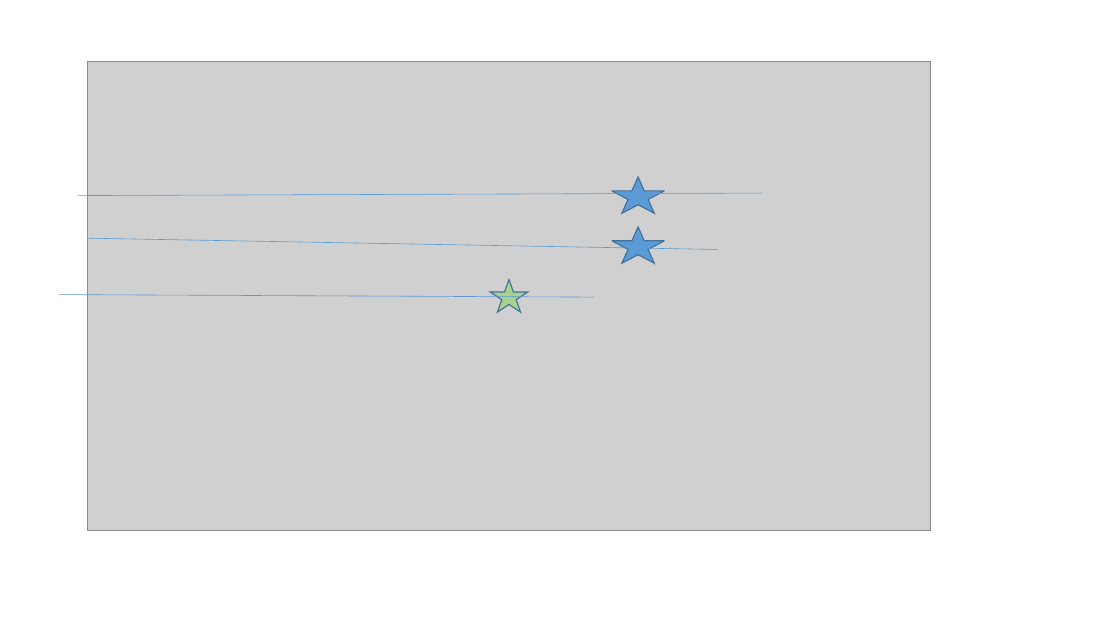
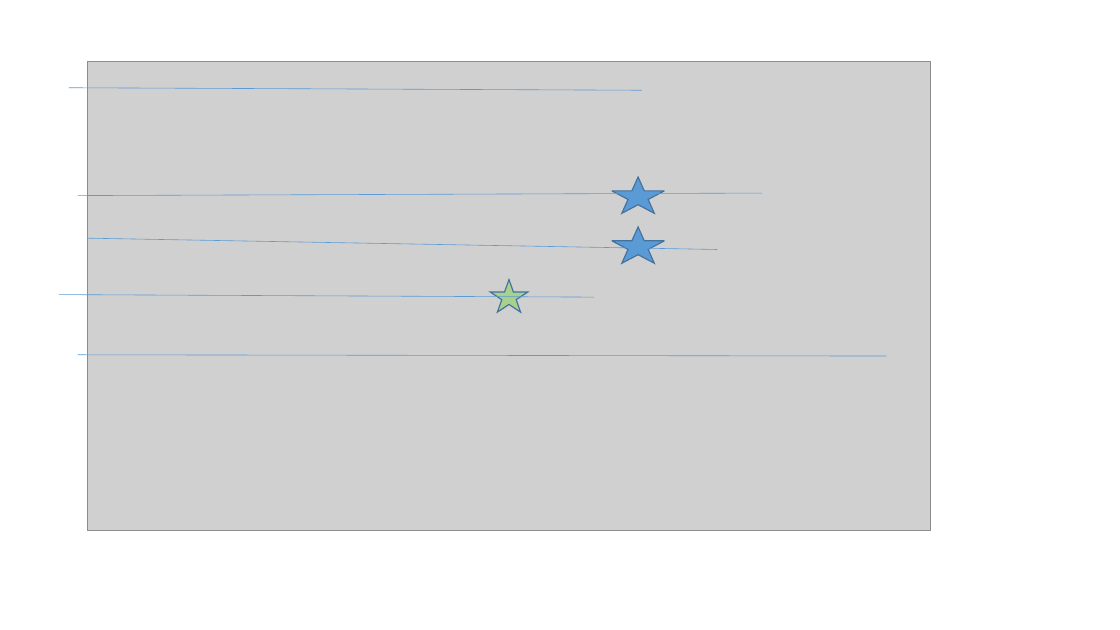
Before and after one commit to cri-hash/Progetto-Embedded, a slide deck: slide 2 of File Report/db/lista operazioni.pptx. Drawn at 1120x630 pixels with LibreOffice and Linux fonts; fonts in the diff are those of the drawing; grey boxes stand for pictures. Boxes give left, top, right and bottom in pixels: in the first picture for what was removed or moved away, otherwise in the second. Text is boxed around its words. In the diff, an @@ line names an element or a change of style, - is before the commit and + after.

```diff
--- a/File Report/db/lista operazioni.pptx
+++ b/File Report/db/lista operazioni.pptx
@@ line added from (69, 87) to (642, 90), #5B9BD5 0.5 pt @@
@@ line added from (78, 355) to (886, 356), #5B9BD5 0.5 pt @@
```
Also in this commit, not shown: 1 other slide changed, 6 other files.
